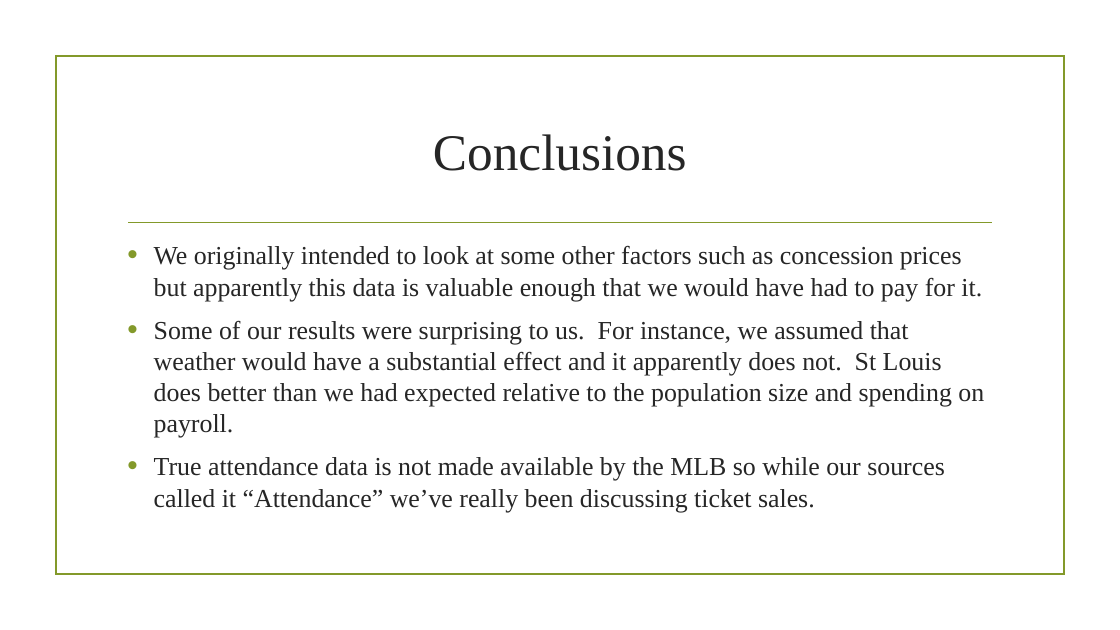
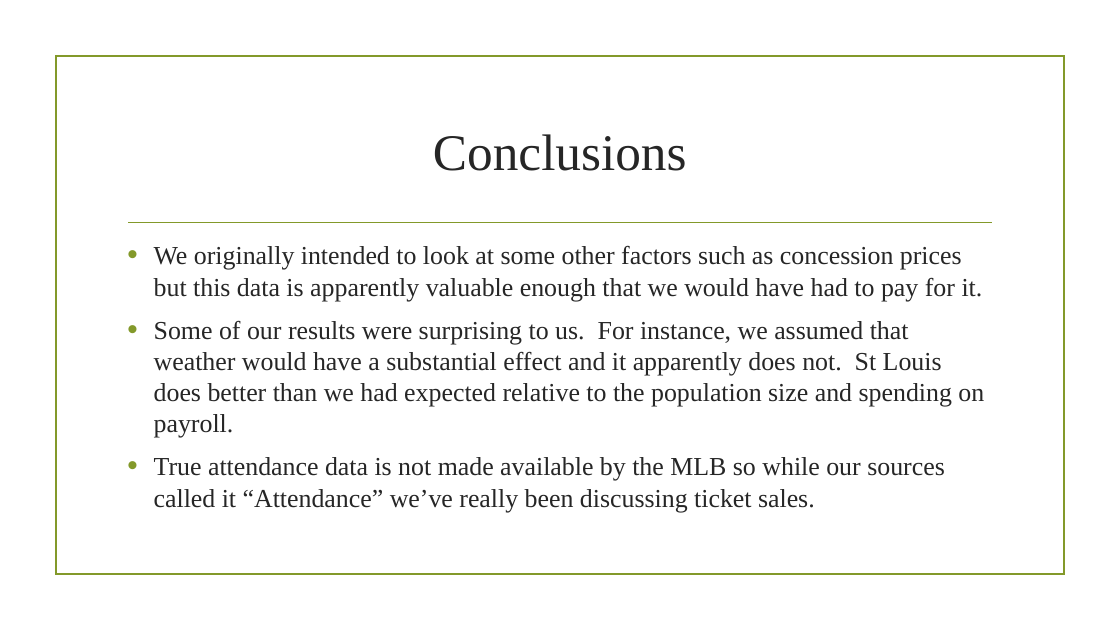
Before and after one commit to Dshashek/Red-Team-Project-1, a slide deck: slide 32 of Slides/Red Team Presentation.pptx (slide 30 before the commit). Drawn at 1120x630 pixels with LibreOffice and Linux fonts; fonts in the diff are those of the drawing; background and template pictures are left out. Boxes give left, top, right and bottom in pixels: in the first picture for what was removed or moved away, otherwise in the second. Text is boxed around its words. In the diff, an @@ line names an element or a change of style, - is before the commit and + after.

```diff
--- a/Slides/Red Team Presentation.pptx
+++ b/Slides/Red Team Presentation.pptx
@@ text at box(154, 245, 983, 302): text changed @@
-• We originally intended to look at some other factors such as concession prices but apparently this data is valuable enough that we would have had to pay for it.
+• We originally intended to look at some other factors such as concession prices but this data is apparently valuable enough that we would have had to pay for it.
```
Also in this commit, not shown: 10 other slides changed, 2 slides added, 5 other files.
